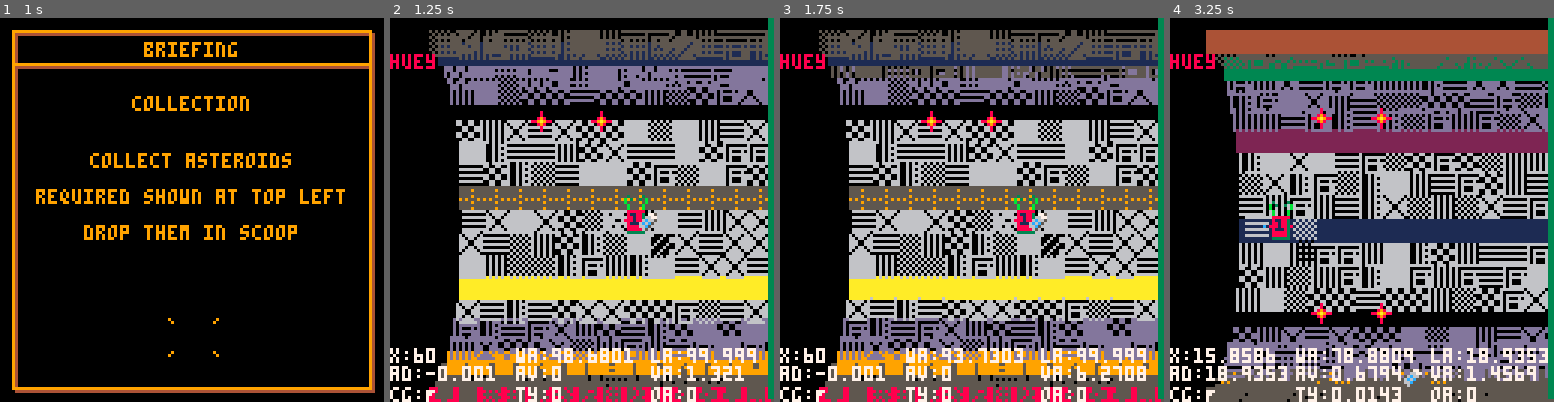
Above: before the commit, frames 1-4 (left to right).
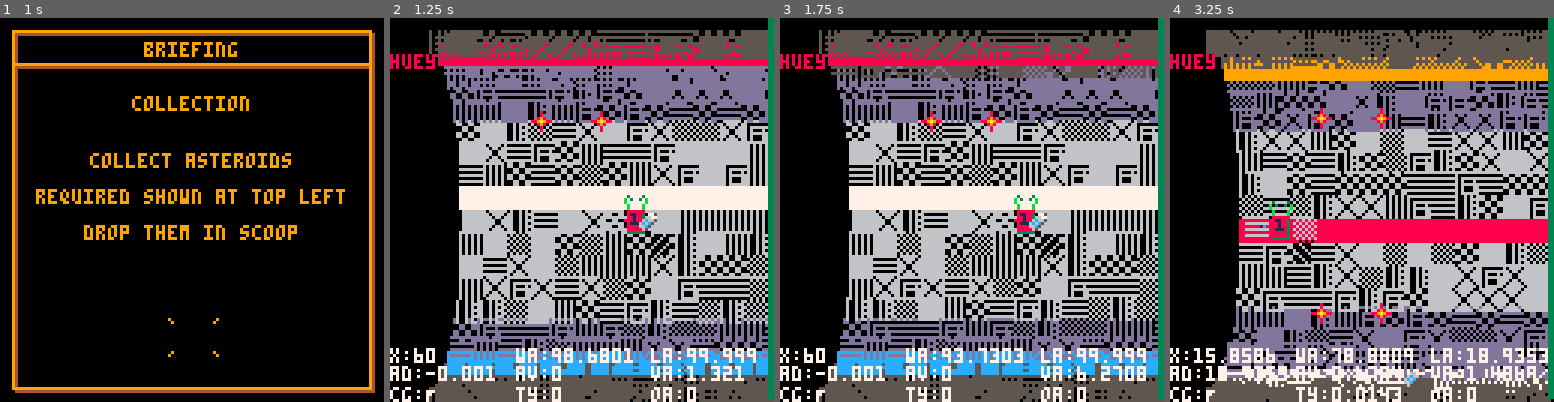
Above: after the commit, the same moments.

Repository: wstephenson/pico8-statlimp
Game: PICO-8 cartridge sl.p8
The game is run twice, just before and just after one commit, with the same random seed, the same clock (stepped at 60 frames per second) and the same inputs.
Inputs:
- Up to frame 1 (1 s): tap O (Z key) at 0.33, 0.7 s
- Up to frame 2 (1.25 s): tap X (X key) at 1.07 s
- Up to frame 3 (1.75 s): tap O (Z key) at 1.43 s
- Up to frame 4 (3.25 s): hold Left 1.97-2.37 s; tap X (X key) every 0.33 s from 2.07 to 3.07 s; tap O (Z key) at 2.22, 3.1 s; hold Down 2.42-2.82 s; hold Right from 2.87 s (still down)

Frame 1 is identical in both runs. In frame 2, 38% of the frame differs, in the area x 10-100%, y 3-100%; in frame 3, 38%; in frame 4, 41%, in the area x 9-100%, y 3-100%.

Commit message:
Only stripe every 8 sectors

Diff:
--- a/sl.p8
+++ b/sl.p8
@@ -391,8 +391,8 @@
 		self.tiles[i]={}
 		for j=1,48 do
 			local s=0
-			if((j-1)%4==0)then
-				s=127+flr((j-1)/4)
+			if((j-1)%8==0)then
+				s=127+flr((j-1)/8)+8
 			else
 				s=flr(rnd(8)+48)
 			end
